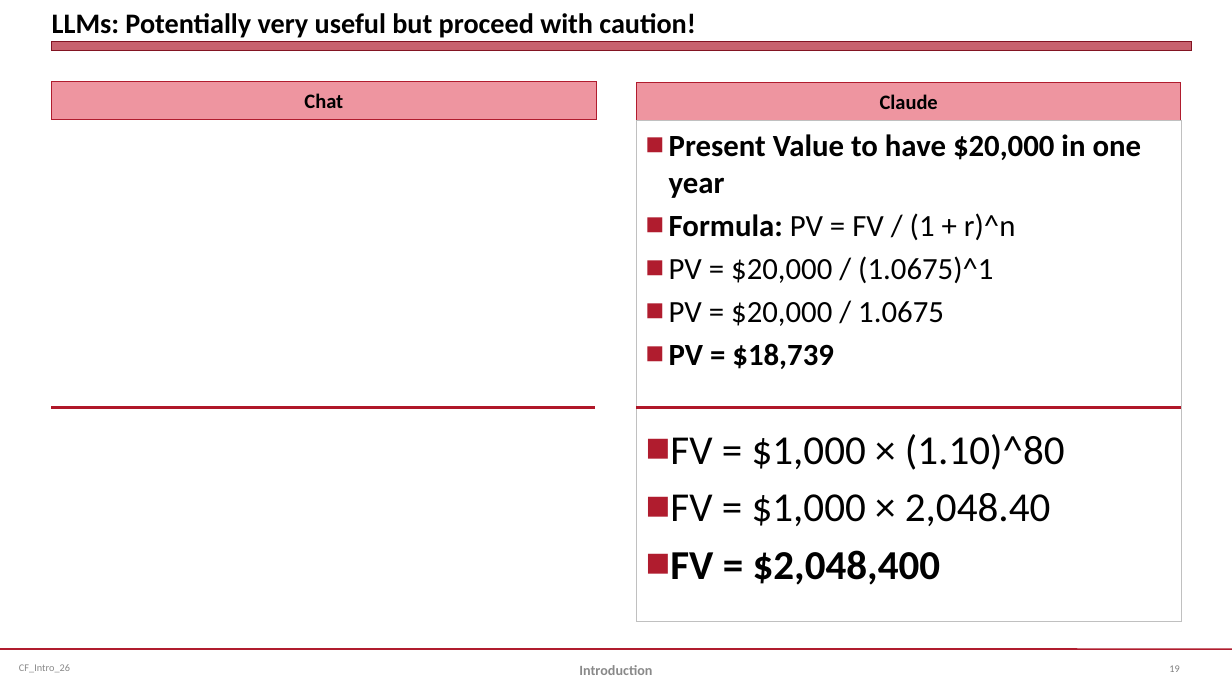
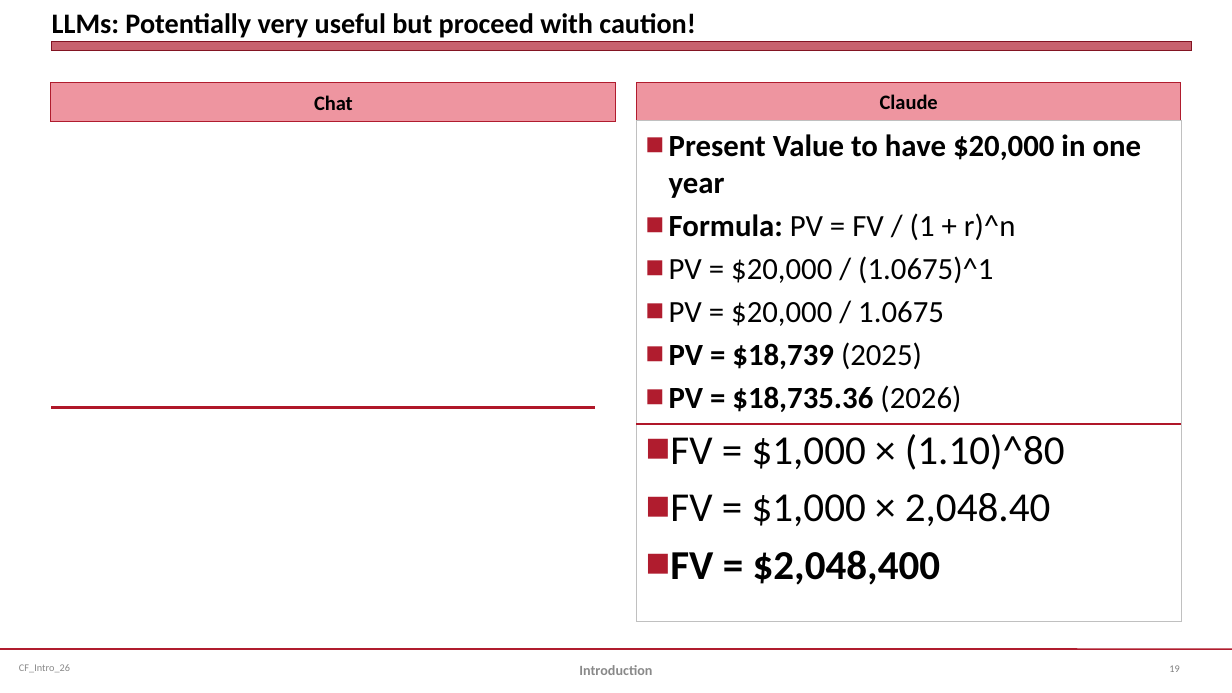
Before and after one commit to jmc877/Corporate-Finance, a slide deck: slide 19 of slides/CF_Intro_26.pptx. Drawn at 1232x693 pixels with LibreOffice and Linux fonts; fonts in the diff are those of the drawing; grey boxes stand for pictures. Boxes give left, top, right and bottom in pixels: in the first picture for what was removed or moved away, otherwise in the second. Text is boxed around its words. In the diff, an @@ line names an element or a change of style, - is before the commit and + after.

```diff
--- a/slides/CF_Intro_26.pptx
+++ b/slides/CF_Intro_26.pptx
@@ text "Chat": place and size @@
-text "Chat" at [52,81,596,120]
+text "Chat" at [51,82,616,122]
@@ text at [669,342,961,412]: text changed @@
-■ PV = $18,739
+■ PV = $18,739 (2025)
+■ PV = $18,735.36 (2026)
@@ line moved from (637, 408) - (1181, 408) to (637, 424) - (1181, 424) @@
```
Also in this commit, not shown: 3 other slides changed, 3 other files.
